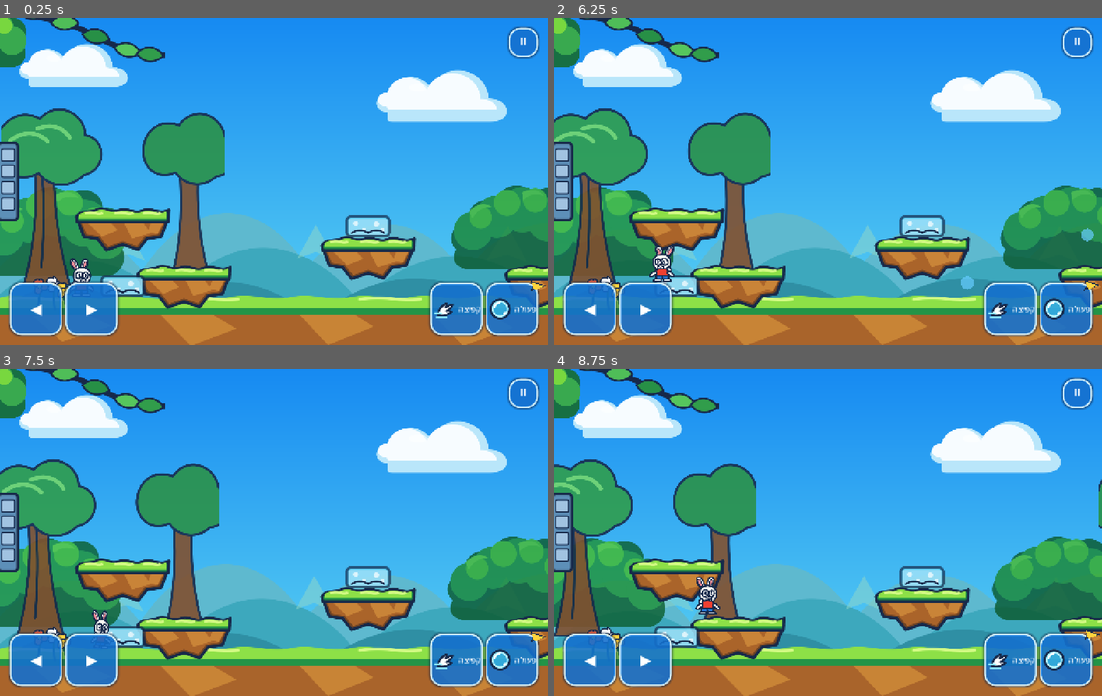
Above: before the commit, frames 1-4 (two rows, left to right).
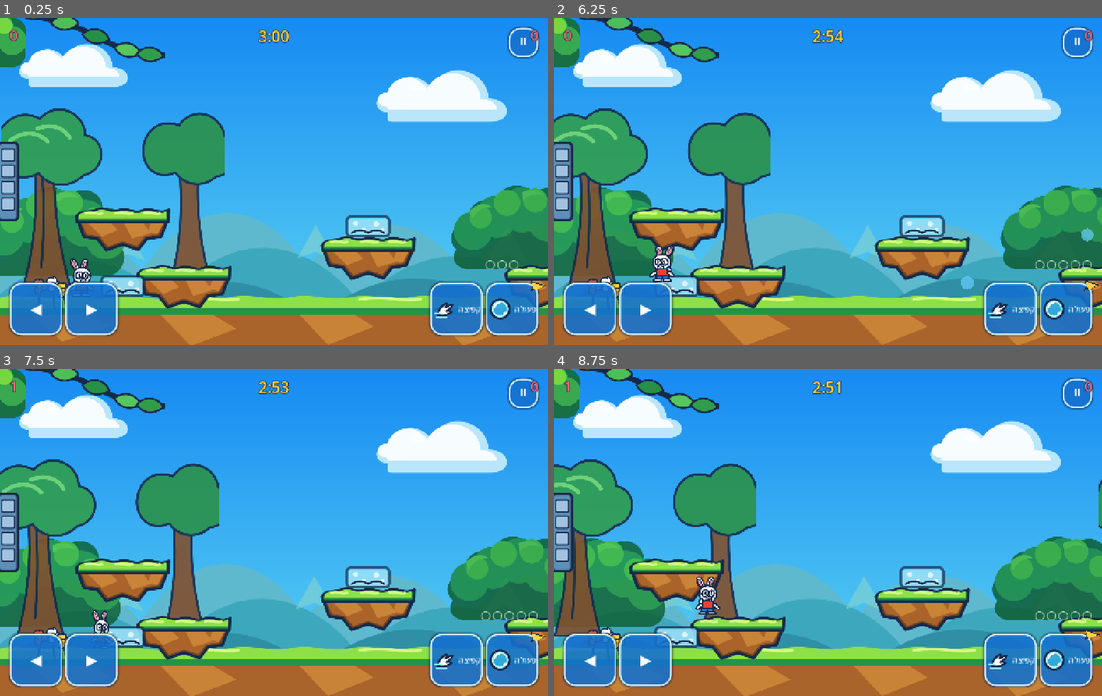
Above: after the commit, the same moments.

Repository: danlil240/animal-heroes
Game: Godot game, scene res://levels/bubble_bounce_arena.tscn
The game is run twice, just before and just after one commit, with the same random seed, the same clock (stepped at 60 frames per second) and the same inputs. This scene is started directly instead of the project's main scene.
Inputs (mouse positions are in pixels of both pictures, inside the frame that each line leads up to):
- Up to frame 1 (0.25 s): no input
- Up to frame 2 (6.25 s): click "⏸" at 0.5 s; click "◀" at 1.25 s; click "▶" at 2 s; click "קפיצה" at 2.75 s; click "פעולה" at 3.5 s; tap Enter at 4.25 s; move the mouse to (948, 165) at 4.27 s; hold D 4.28-5 s; tap J at 4.35 s; click (948, 165) at 4.42 s; tap Space at 4.52 s; drag from (718, 197) to (674, 286) at 5.02 s; move the mouse to (882, 109) at 5.77 s; hold A from 5.78 s (still down); tap I at 5.85 s
- Up to frame 3 (7.5 s): release A at 6.5 s; drag from (246, 597) to (367, 578) at 6.52 s; move the mouse to (438, 581) at 7.27 s; hold D from 7.28 s (still down); hold P from 7.28 s (still down)
- Up to frame 4 (8.75 s): tap Space at 7.52 s; release D at 8 s; release P at 8 s; drag from (663, 483) to (745, 450) at 8.02 s

The runs differ from the first frame. In frame 1, 0.3% of the frame differs, in the area x 1-99%, y 3-77%; in frame 2, 0.4%; in frame 3, 0.3%; in frame 4, 0.3%.

Commit message:
feat: wire bubble bounce competitive HUD

Diff:
--- a/game/levels/bubble_bounce_arena.gd
+++ b/game/levels/bubble_bounce_arena.gd
@@ -16,6 +16,7 @@
 const MAX_AMMO: int = 5
 
 @onready var projectiles_layer = $Projectiles
+@onready var _hud = $HUD/BubbleBounceHud
 
 var bounce_mode: RefCounted = null
 
@@ -42,6 +43,13 @@
 	bounce_mode.tick(delta)
 	_update_facing()
 	_update_bubbles(delta)
+	var local_peer_id := int(_local_hero().get_meta("peer_id", 0))
+	_hud.render(
+		bounce_mode.time_remaining(),
+		bounce_mode.score(HOST_PEER_ID),
+		bounce_mode.score(GUEST_PEER_ID),
+		int(_ammo.get(local_peer_id, 0)),
+	)
 
 
 func _physics_process(delta: float) -> void:
--- a/game/levels/bubble_bounce_arena.tscn
+++ b/game/levels/bubble_bounce_arena.tscn
@@ -11,6 +11,7 @@
 [ext_resource type="PackedScene" path="res://visual/hero_visual.tscn" id="9_hero_visual"]
 [ext_resource type="PackedScene" path="res://visual/wall_visual.tscn" id="10_wall_visual"]
 [ext_resource type="PackedScene" path="res://visual/refill_zone_visual.tscn" id="11_refill_visual"]
+[ext_resource type="PackedScene" path="res://ui/bubble_bounce_hud.tscn" id="12_bubble_hud"]
 
 [sub_resource type="RectangleShape2D" id="GroundShape"]
 size = Vector2(1800, 80)
@@ -173,6 +174,8 @@
 
 [node name="TouchControls" parent="HUD" instance=ExtResource("5_touch")]
 
+[node name="BubbleBounceHud" parent="HUD" instance=ExtResource("12_bubble_hud")]
+
 [node name="PartnerIndicator" type="Control" parent="HUD"]
 layout_mode = 0
 mouse_filter = 2
--- a/game/tests/integration/test_visual_target.gd
+++ b/game/tests/integration/test_visual_target.gd
@@ -51,6 +51,8 @@
 	if not await _test_coop_hud_presence():
 		return
 	if not await _test_boss_overlay_presence():
+		return
+	if not await _test_competition_hud_presence():
 		return
 	if not _test_complete_arena_composition():
 		return
@@ -267,6 +269,28 @@
 	return true
 
 
+func _test_competition_hud_presence() -> bool:
+	var cases := {
+		"res://levels/bubble_bounce_arena.tscn": "BubbleBounceHud",
+		"res://levels/star_race_arena.tscn": "StarRaceHud",
+		"res://levels/treasure_dash_arena.tscn": "TreasureDashHud",
+	}
+	for level_path in cases:
+		var hud_name: String = cases[level_path]
+		var level = load(level_path).instantiate()
+		root.add_child(level)
+		await process_frame
+		var hud = level.get_node_or_null("HUD/%s" % hud_name)
+		if hud == null:
+			level.queue_free()
+			return _fail_bool("%s must compose %s" % [level_path.get_file(), hud_name])
+		if not hud.has_method("render"):
+			level.queue_free()
+			return _fail_bool("%s must expose render()" % hud_name)
+		level.queue_free()
+	return true
+
+
 func _test_complete_arena_composition() -> bool:
 	var arena = load("res://levels/test_arena.tscn").instantiate()
 	root.add_child(arena)
Not shown: 1 places in game/levels/bubble_bounce_arena.tscn that only renumber resources
